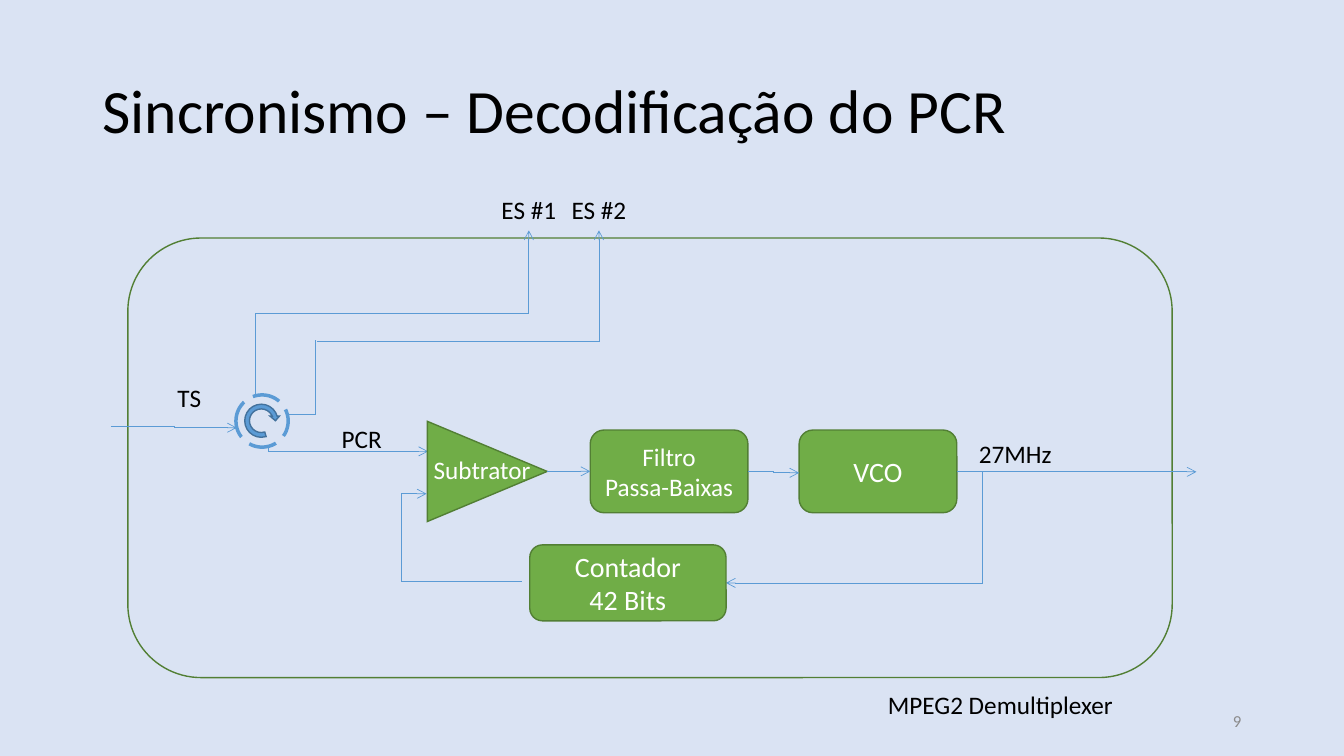
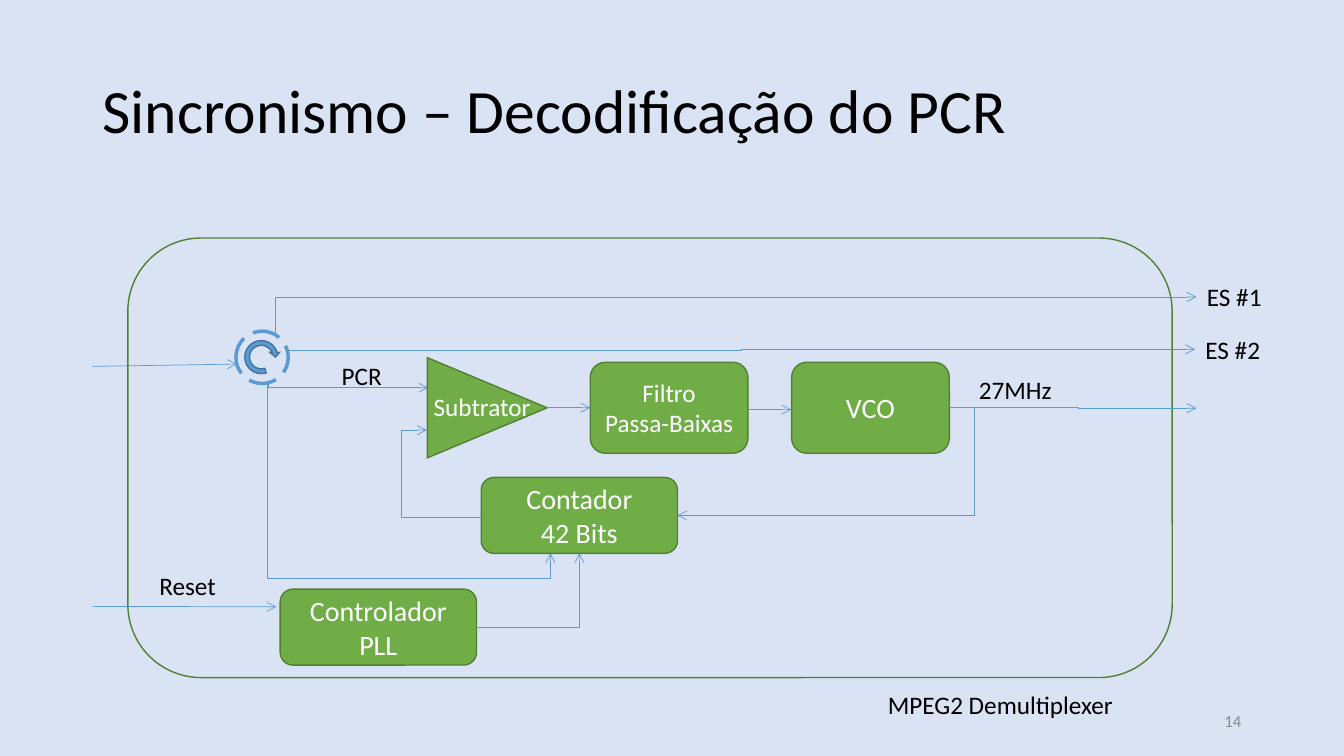
Before and after one commit to nasall2/TCC, a slide deck: slide 14 of relatorio/abntex2-modelos-1.9.2/figuras/apresentacao.pptx (slide 9 before the commit). Drawn at 1344x756 pixels with LibreOffice and Linux fonts; fonts in the diff are those of the drawing. Boxes give left, top, right and bottom in pixels: in the first picture for what was removed or moved away, otherwise in the second. Text is boxed around its words. In the diff, an @@ line names an element or a change of style, - is before the commit and + after.

```diff
--- a/relatorio/abntex2-modelos-1.9.2/figuras/apresentacao.pptx
+++ b/relatorio/abntex2-modelos-1.9.2/figuras/apresentacao.pptx
@@ elbow arrow moved from (529, 231) - (255, 396) to (1197, 297) - (275, 335) @@
@@ text "ES #1": place and size @@
-text "ES #1" at (501,202,556,219)
+text "ES #1" at (1207,289,1261,306)
@@ text "ES #2": place and size @@
-text "ES #2" at (572,202,626,219)
+text "ES #2" at (1205,342,1260,359)
@@ elbow arrow moved from (599, 231) - (317, 342) to (1195, 349) - (287, 351) @@
@@ elbow line removed from (316, 341) to (287, 414) @@
@@ arrow added from (93, 366) to (237, 364), #5B9BD5 0.5 pt @@
@@ elbow arrow added from (267, 383) to (551, 554), #5B9BD5 0.5 pt @@
@@ rounded rectangle "Filtro": place and size @@
-rounded rectangle "Filtro" at (591,431,748,513)
+rounded rectangle "Filtro" at (591,362,748,453)
@@ rounded rectangle "VCO": place and size @@
-rounded rectangle "VCO" at (800,431,957,513)
+rounded rectangle "VCO" at (791,362,949,453)
@@ text removed at (177,390,201,407) @@
-TS
@@ elbow arrow moved from (957, 472) - (726, 583) to (950, 408) - (678, 515) @@
@@ elbow arrow moved from (748, 472) - (800, 473) to (748, 409) - (791, 409) @@
@@ elbow arrow removed from (111, 426) to (237, 427) @@
@@ 4 elbow arrows, 3 texts, 1 ellipse, 1 circular arrow, 1 triangle: place and size @@
-4 elbow arrows, 3 texts, 1 ellipse, 1 circular arrow, 1 triangle at (230,389,1197,582)
+4 elbow arrows, 3 texts, 1 ellipse, 1 circular arrow, 1 triangle at (230,326,1197,518)
@@ rounded rectangle "Contador": place and size @@
-rounded rectangle "Contador" at (530,545,727,621)
+rounded rectangle "Contador" at (481,478,678,554)
@@ elbow arrow added from (477, 627) to (580, 554), #5B9BD5 0.5 pt @@
@@ text added at (159,578,215,595), 18 pt, text #000000 @@
+Reset
@@ rounded rectangle added at (280,589,477,664), fill #70AD47, outline #538035 1 pt, 20 pt, text #FFFFFF @@
+Controlador
+PLL
@@ arrow added from (93, 607) to (276, 607), #5B9BD5 0.5 pt @@
@@ page number at (1224,716,1241,727): text changed @@
-9
+14
```
Also in this commit, not shown: 28 other slides changed, 10 slides added, 3 slides removed.
